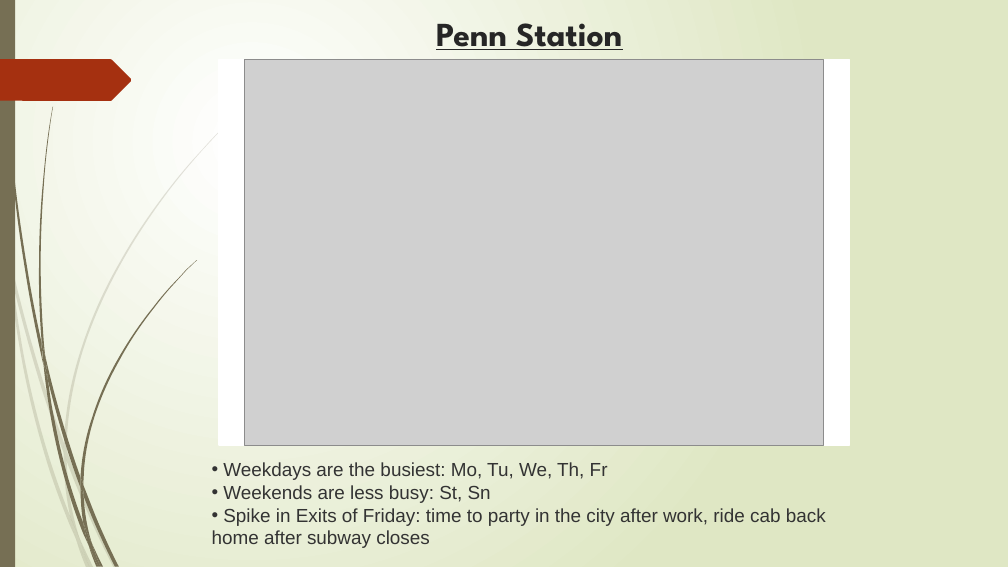
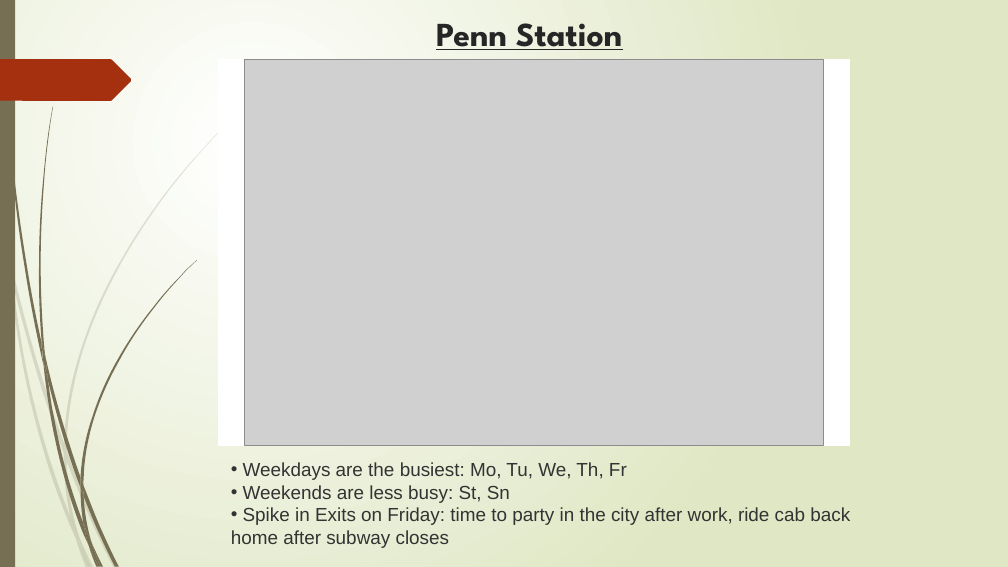
Before and after one commit to jaykwon2/MTA_EDA, a slide deck: slide 5 of EDA-MTA_presentation.pptx. Drawn at 1008x567 pixels with LibreOffice and Linux fonts; fonts in the diff are those of the drawing; grey boxes stand for pictures. Boxes give left, top, right and bottom in pixels: in the first picture for what was removed or moved away, otherwise in the second. Text is boxed around its words. In the diff, an @@ line names an element or a change of style, - is before the commit and + after.

```diff
--- a/EDA-MTA_presentation.pptx
+++ b/EDA-MTA_presentation.pptx
@@ text "Weekdays are the busiest: Mo, ...": place and size @@
-text "Weekdays are the busiest: Mo, ..." at <box>212,462,826,548</box>
+text "Weekdays are the busiest: Mo, ..." at <box>231,462,850,548</box>
@@ text at <box>231,507,850,548</box>: text changed @@
-• Spike in Exits of Friday: time to party in the city after work, ride cab back home after subway closes
+• Spike in Exits on Friday: time to party in the city after work, ride cab back home after subway closes
```
Also in this commit, not shown: 5 other slides changed, 2 other files.
